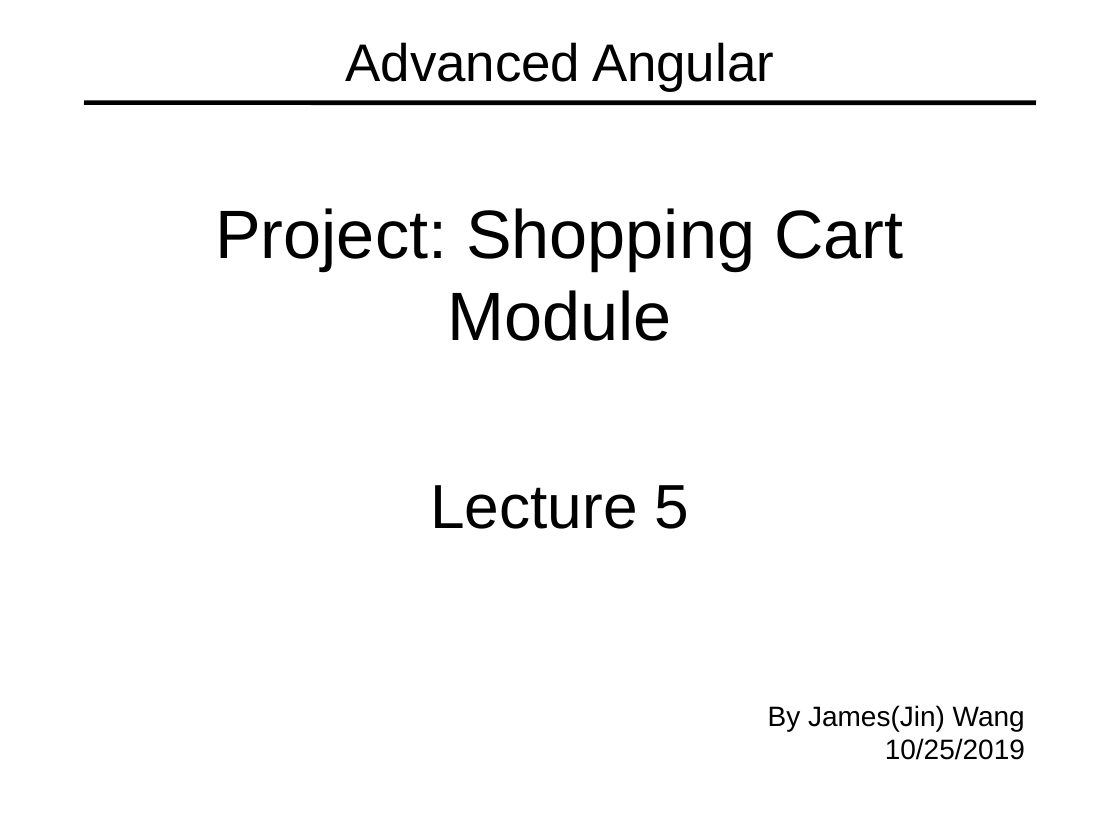
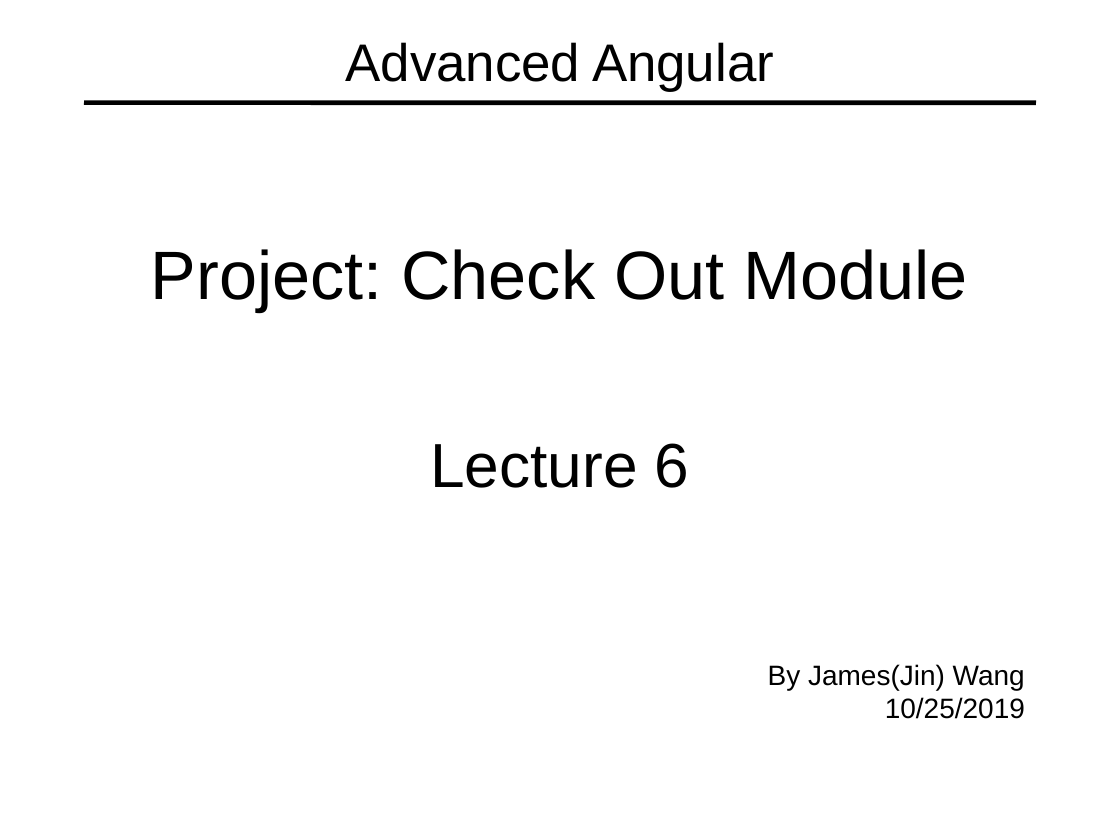
Before and after one commit to specter01wj/Jago_Link_Training, a slide deck: slide 1 of Angular/Angular7/Angular Advanced Course/Project/22.Project_Check Out Module/L6_Project_Check Out Module.ppt. Drawn at 1120x840 pixels with LibreOffice and Linux fonts; fonts in the diff are those of the drawing. Boxes give left, top, right and bottom in pixels: in the first picture for what was removed or moved away, otherwise in the second. Text is boxed around its words. In the diff, an @@ line names an element or a change of style, - is before the commit and + after.

```diff
--- a/Angular/Angular7/Angular Advanced Course/Project/22.Project_Check Out Module/L6_Project_Check Out Module.ppt
+++ b/Angular/Angular7/Angular Advanced Course/Project/22.Project_Check Out Module/L6_Project_Check Out Module.ppt
@@ text at [151,249,967,488]: text changed @@
-Project: Shopping Cart Module
-Lecture 5
+Project: Check Out Module
+Lecture 6
```
Also in this commit, not shown: 1 other slide changed, 1 other file.
